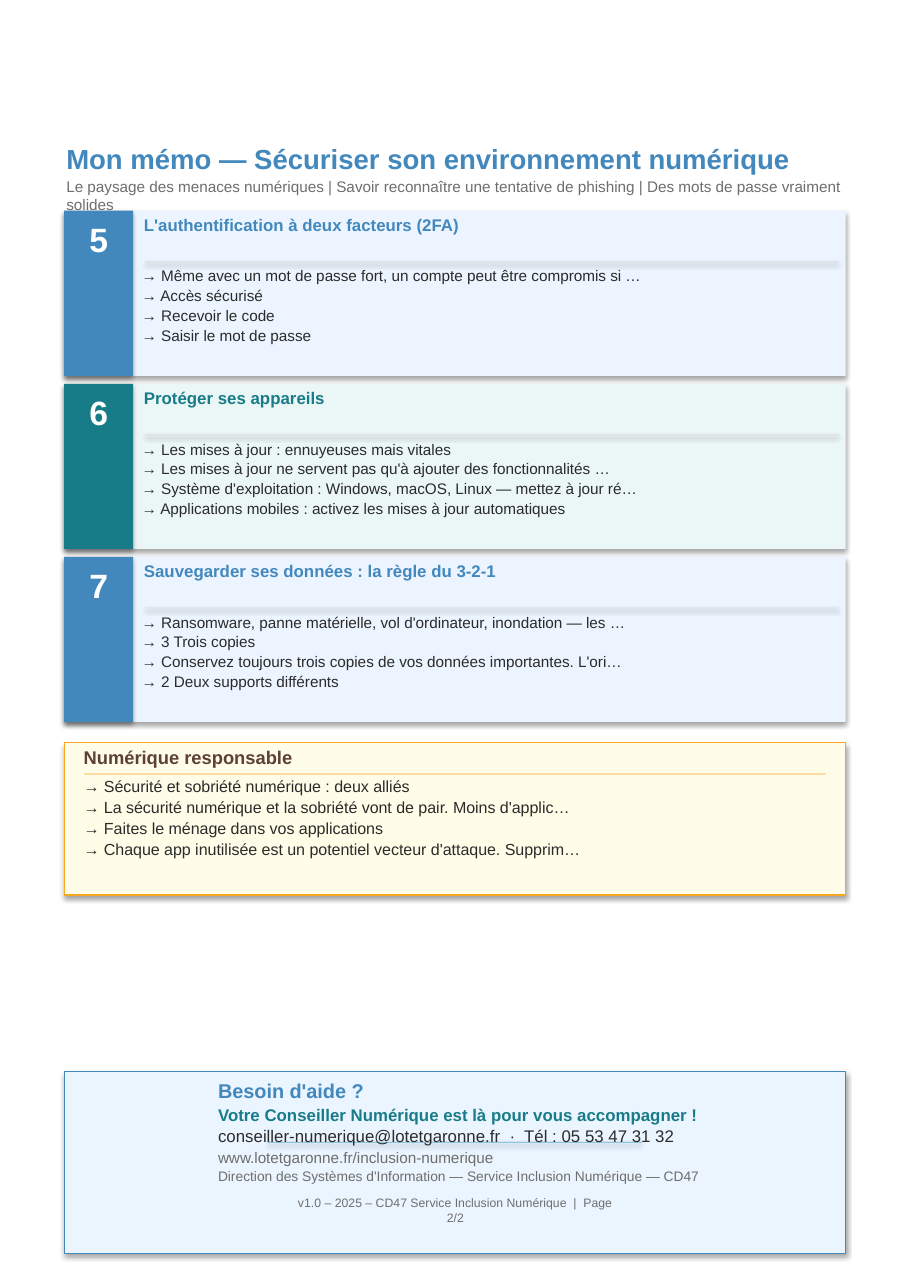
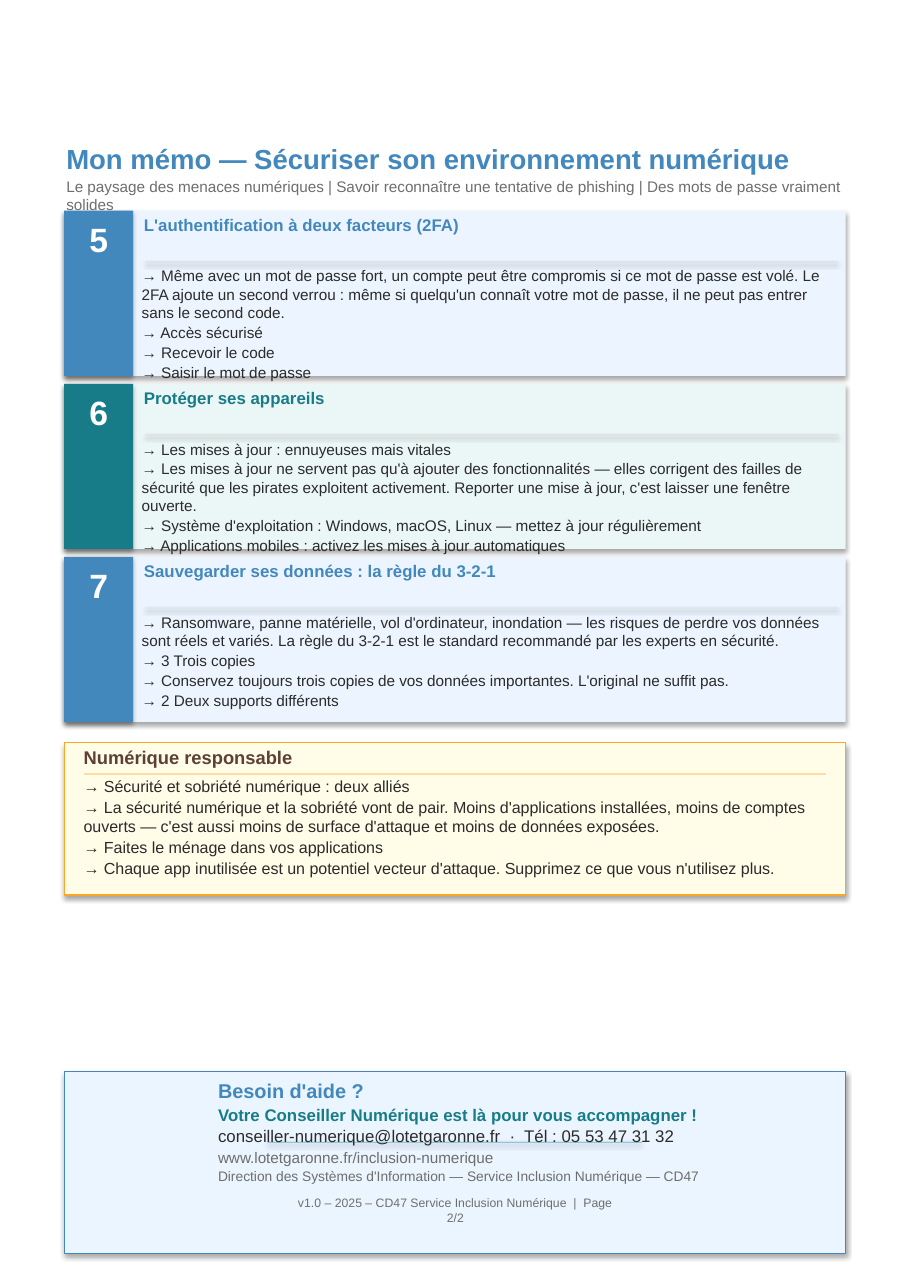
Before and after one commit to maswaddpt47-cmyk/REP_PEDA, a slide deck: slide 2 of assets/memos/A6-memo.pptx. Drawn at 910x1288 pixels with LibreOffice and Linux fonts; fonts in the diff are those of the drawing. Boxes give left, top, right and bottom in pixels: in the first picture for what was removed or moved away, otherwise in the second. Text is boxed around its words. In the diff, an @@ line names an element or a change of style, - is before the commit and + after.

```diff
--- a/assets/memos/A6-memo.pptx
+++ b/assets/memos/A6-memo.pptx
@@ text at (142,269,820,318): text changed @@
-→ Même avec un mot de passe fort, un compte peut être compromis si …
+→ Même avec un mot de passe fort, un compte peut être compromis si ce mot de passe est volé. Le 2FA ajoute un second verrou : même si quelqu'un connaît votre mot de passe, il ne peut pas entrer sans le second code.
@@ text at (142,462,802,534): text changed @@
-→ Les mises à jour ne servent pas qu'à ajouter des fonctionnalités …
-→ Système d'exploitation : Windows, macOS, Linux — mettez à jour ré…
+→ Les mises à jour ne servent pas qu'à ajouter des fonctionnalités — elles corrigent des failles de sécurité que les pirates exploitent activement. Reporter une mise à jour, c'est laisser une fenêtre ouverte.
+→ Système d'exploitation : Windows, macOS, Linux — mettez à jour régulièrement
@@ text at (142,616,820,649): text changed @@
-→ Ransomware, panne matérielle, vol d'ordinateur, inondation — les …
+→ Ransomware, panne matérielle, vol d'ordinateur, inondation — les risques de perdre vos données sont réels et variés. La règle du 3-2-1 est le standard recommandé par les experts en sécurité.
@@ text at (161,674,729,689): text changed @@
-→ Conservez toujours trois copies de vos données importantes. L'ori…
+→ Conservez toujours trois copies de vos données importantes. L'original ne suffit pas.
@@ text at (84,801,805,836): text changed @@
-→ La sécurité numérique et la sobriété vont de pair. Moins d'applic…
+→ La sécurité numérique et la sobriété vont de pair. Moins d'applications installées, moins de comptes ouverts — c'est aussi moins de surface d'attaque et moins de données exposées.
@@ text at (104,862,775,878): text changed @@
-→ Chaque app inutilisée est un potentiel vecteur d'attaque. Supprim…
+→ Chaque app inutilisée est un potentiel vecteur d'attaque. Supprimez ce que vous n'utilisez plus.
```
Also in this commit, not shown: 1 other slide changed, 20 other files.
